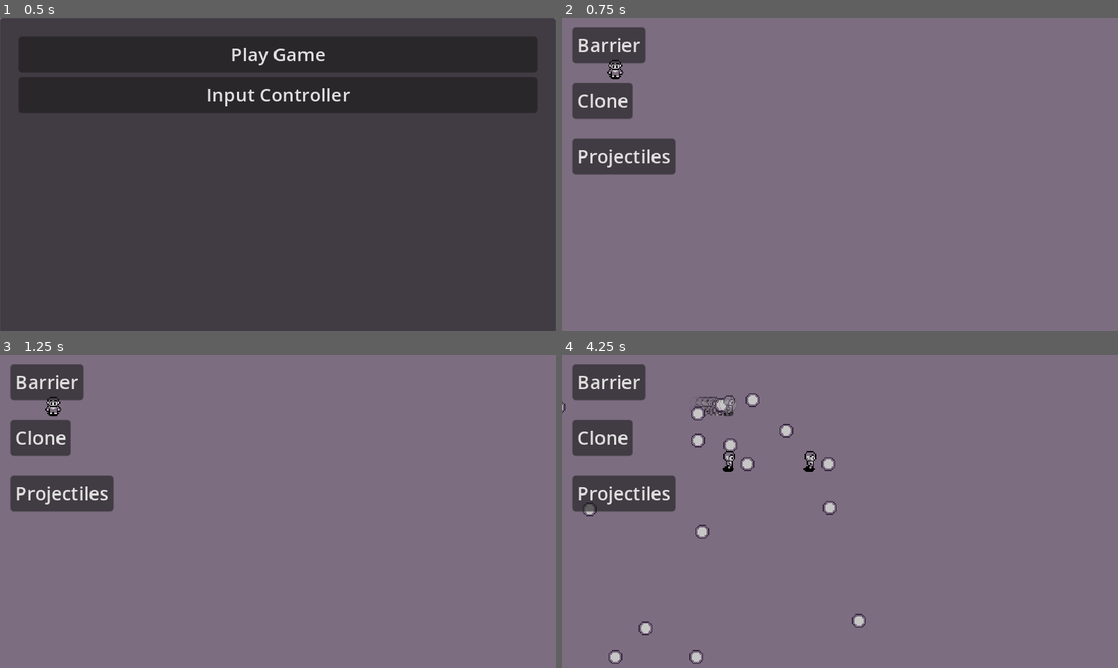
Above: before the commit, frames 1-4 (two rows, left to right).
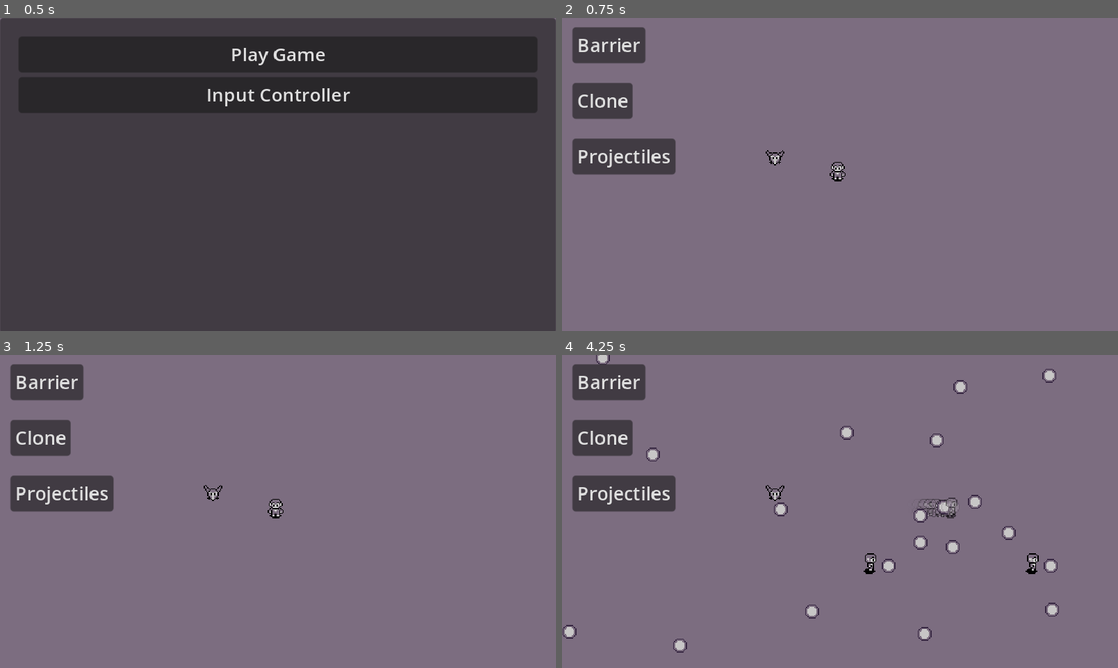
Above: after the commit, the same moments.

Repository: SantiagoBoscan07/Project-Cypher
Game: Godot game, scene res://Scenes/Menu/menu.tscn
Same seed, same stepped clock (60 frames per second), same inputs: the game is played once before the commit and once after it.
Inputs (mouse positions are in pixels of both pictures, inside the frame that each line leads up to):
- Up to frame 1 (0.5 s): no input
- Up to frame 2 (0.75 s): click "Play Game" at 0.5 s
- Up to frame 3 (1.25 s): no input
- Up to frame 4 (4.25 s): click "Barrier" at 1.25 s; click "Clone" at 2 s; click "Projectiles" at 2.75 s; tap Enter at 3.5 s; move the mouse to (962, 495) at 3.52 s; hold Right (moveRight) from 3.53 s (still down); hold Shift (dash) from 3.53 s (still down); click (962, 495) at 3.67 s

Frame 1 is identical in both runs. In frame 2, 0.2% of the frame differs, in the area x 8-51%, y 13-53%; in frame 3, 0.2%; in frame 4, 2.9%, in the area x 0-90%, y 0-99%.

Commit message:
Enemy Object

Diff:
--- /dev/null
+++ b/project-cypher/Scenes/Enemy/EnemyProjectile.tscn
@@ -0,0 +1,31 @@
+[gd_scene load_steps=5 format=3 uid="uid://gbg6ni2haofh"]
+
+[ext_resource type="Script" path="res://Scripts/Player/PlayerProjectile.gd" id="1_a66dg"]
+[ext_resource type="Texture2D" uid="uid://cmc0ct64gxsdx" path="res://Sprites/Player/playerProjectile.png" id="2_yfmop"]
+[ext_resource type="Script" path="res://Scripts/Misc/Hitbox.gd" id="3_kcgc0"]
+
+[sub_resource type="CapsuleShape2D" id="CapsuleShape2D_n3g2k"]
+radius = 6.0
+height = 14.0
+
+[node name="PlayerProjectile" type="Node2D"]
+script = ExtResource("1_a66dg")
+speed = 250.0
+
+[node name="Body" type="Node2D" parent="."]
+
+[node name="PlaceholderSprite" type="Sprite2D" parent="Body"]
+modulate = Color(0.48059, 0.163089, 0.217554, 1)
+texture = ExtResource("2_yfmop")
+
+[node name="VisibleOnScreenEnabler2D" type="VisibleOnScreenEnabler2D" parent="Body"]
+
+[node name="Hitbox" type="Area2D" parent="."]
+collision_layer = 0
+script = ExtResource("3_kcgc0")
+
+[node name="CollisionShape2D" type="CollisionShape2D" parent="Hitbox"]
+visible = false
+shape = SubResource("CapsuleShape2D_n3g2k")
+
+[connection signal="screen_exited" from="Body/VisibleOnScreenEnabler2D" to="." method="_on_visible_on_screen_enabler_2d_screen_exited"]
--- /dev/null
+++ b/project-cypher/Scenes/Enemy/MovingEnemy.tscn
@@ -0,0 +1,113 @@
+[gd_scene load_steps=12 format=3 uid="uid://hv8sfmxy5753"]
+
+[ext_resource type="Texture2D" uid="uid://cqid4clqbudlv" path="res://Sprites/Enemy/BirdEnemySpritesheet.png" id="1_crl6k"]
+[ext_resource type="Script" path="res://Scripts/Misc/Hurtbox.gd" id="2_qdf4n"]
+[ext_resource type="Script" path="res://Scripts/Misc/Hitbox.gd" id="3_bjsyi"]
+[ext_resource type="Script" path="res://Scripts/Misc/Health.gd" id="4_wu48a"]
+[ext_resource type="Script" path="res://Scripts/Misc/Hurt.gd" id="5_2cdik"]
+[ext_resource type="Script" path="res://Scripts/Misc/FiniteStateMachine.gd" id="5_kry7n"]
+
+[sub_resource type="Animation" id="Animation_ma72m"]
+length = 0.001
+tracks/0/type = "value"
+tracks/0/imported = false
+tracks/0/enabled = true
+tracks/0/path = NodePath("Sprites/Sprite:frame")
+tracks/0/interp = 1
+tracks/0/loop_wrap = true
+tracks/0/keys = {
+"times": PackedFloat32Array(0),
+"transitions": PackedFloat32Array(1),
+"update": 1,
+"values": [0]
+}
+
+[sub_resource type="Animation" id="Animation_jf1p2"]
+resource_name = "flying"
+length = 0.6
+loop_mode = 1
+tracks/0/type = "value"
+tracks/0/imported = false
+tracks/0/enabled = true
+tracks/0/path = NodePath("Sprites/Sprite:frame")
+tracks/0/interp = 1
+tracks/0/loop_wrap = true
+tracks/0/keys = {
+"times": PackedFloat32Array(0, 0.1, 0.266667, 0.433333),
+"transitions": PackedFloat32Array(1, 1, 1, 1),
+"update": 1,
+"values": [0, 1, 2, 1]
+}
+
+[sub_resource type="AnimationLibrary" id="AnimationLibrary_dk1po"]
+_data = {
+"RESET": SubResource("Animation_ma72m"),
+"flying": SubResource("Animation_jf1p2")
+}
+
+[sub_resource type="CircleShape2D" id="CircleShape2D_n51yn"]
+radius = 6.08276
+
+[sub_resource type="CircleShape2D" id="CircleShape2D_4omk4"]
+radius = 3.0
+
+[node name="MovingEnemy" type="CharacterBody2D"]
+
+[node name="Body" type="Node2D" parent="."]
+
+[node name="Sprites" type="Node2D" parent="Body"]
+
+[node name="Sprite" type="Sprite2D" parent="Body/Sprites"]
+texture = ExtResource("1_crl6k")
+centered = false
+hframes = 3
+
+[node name="Animation" type="AnimationPlayer" parent="Body/Sprites"]
+root_node = NodePath("../..")
+libraries = {
+"": SubResource("AnimationLibrary_dk1po")
+}
+autoplay = "flying"
+
+[node name="Areas" type="Node2D" parent="Body"]
+
+[node name="Hurtbox" type="Area2D" parent="Body/Areas"]
+collision_layer = 2
+collision_mask = 0
+script = ExtResource("2_qdf4n")
+
+[node name="CollisionShape2D" type="CollisionShape2D" parent="Body/Areas/Hurtbox"]
+visible = false
+position = Vector2(8, 9)
+shape = SubResource("CircleShape2D_n51yn")
+
+[node name="Hitbox" type="Area2D" parent="Body/Areas"]
+collision_layer = 0
+script = ExtResource("3_bjsyi")
+
+[node name="CollisionShape2D" type="CollisionShape2D" parent="Body/Areas/Hitbox"]
+visible = false
+position = Vector2(8, 9)
+shape = SubResource("CircleShape2D_n51yn")
+
+[node name="Components" type="Node2D" parent="."]
+
+[node name="Misc" type="Node" parent="Components"]
+
+[node name="Health" type="Node" parent="Components/Misc"]
+script = ExtResource("4_wu48a")
+
+[node name="Hurt" type="Node" parent="Components/Misc" node_paths=PackedStringArray("health", "hurtbox")]
+script = ExtResource("5_2cdik")
+health = NodePath("../Health")
+hurtbox = NodePath("../../../Body/Areas/Hurtbox")
+
+[node name="FiniteStateMachine" type="Node" parent="Components"]
+script = ExtResource("5_kry7n")
+
+[node name="Collision" type="CollisionShape2D" parent="."]
+visible = false
+z_index = 1
+z_as_relative = false
+position = Vector2(8, 9)
+shape = SubResource("CircleShape2D_4omk4")
--- /dev/null
+++ b/project-cypher/Scenes/Enemy/ShootingEnemy.tscn
@@ -0,0 +1,113 @@
+[gd_scene load_steps=12 format=3 uid="uid://ljywyxyw3kgy"]
+
+[ext_resource type="Texture2D" uid="uid://cqid4clqbudlv" path="res://Sprites/Enemy/BirdEnemySpritesheet.png" id="1_lvlc0"]
+[ext_resource type="Script" path="res://Scripts/Misc/Hurtbox.gd" id="2_u8472"]
+[ext_resource type="Script" path="res://Scripts/Misc/Hitbox.gd" id="3_4pwlu"]
+[ext_resource type="Script" path="res://Scripts/Misc/Health.gd" id="4_qqdsh"]
+[ext_resource type="Script" path="res://Scripts/Misc/Hurt.gd" id="5_p8a5o"]
+[ext_resource type="Script" path="res://Scripts/Misc/FiniteStateMachine.gd" id="5_vfdcd"]
+
+[sub_resource type="Animation" id="Animation_ma72m"]
+length = 0.001
+tracks/0/type = "value"
+tracks/0/imported = false
+tracks/0/enabled = true
+tracks/0/path = NodePath("Sprites/Sprite:frame")
+tracks/0/interp = 1
+tracks/0/loop_wrap = true
+tracks/0/keys = {
+"times": PackedFloat32Array(0),
+"transitions": PackedFloat32Array(1),
+"update": 1,
+"values": [0]
+}
+
+[sub_resource type="Animation" id="Animation_jf1p2"]
+resource_name = "flying"
+length = 0.6
+loop_mode = 1
+tracks/0/type = "value"
+tracks/0/imported = false
+tracks/0/enabled = true
+tracks/0/path = NodePath("Sprites/Sprite:frame")
+tracks/0/interp = 1
+tracks/0/loop_wrap = true
+tracks/0/keys = {
+"times": PackedFloat32Array(0, 0.1, 0.266667, 0.433333),
+"transitions": PackedFloat32Array(1, 1, 1, 1),
+"update": 1,
+"values": [0, 1, 2, 1]
+}
+
+[sub_resource type="AnimationLibrary" id="AnimationLibrary_dk1po"]
+_data = {
+"RESET": SubResource("Animation_ma72m"),
+"flying": SubResource("Animation_jf1p2")
+}
+
+[sub_resource type="CircleShape2D" id="CircleShape2D_n51yn"]
+radius = 6.08276
+
+[sub_resource type="CircleShape2D" id="CircleShape2D_4omk4"]
+radius = 3.0
+
+[node name="MovingEnemy" type="CharacterBody2D"]
+
+[node name="Body" type="Node2D" parent="."]
+
+[node name="Sprites" type="Node2D" parent="Body"]
+
+[node name="Sprite" type="Sprite2D" parent="Body/Sprites"]
+texture = ExtResource("1_lvlc0")
+centered = false
+hframes = 3
+
+[node name="Animation" type="AnimationPlayer" parent="Body/Sprites"]
+root_node = NodePath("../..")
+libraries = {
+"": SubResource("AnimationLibrary_dk1po")
+}
+autoplay = "flying"
+
+[node name="Areas" type="Node2D" parent="Body"]
+
+[node name="Hurtbox" type="Area2D" parent="Body/Areas"]
+collision_layer = 2
+collision_mask = 0
+script = ExtResource("2_u8472")
+
+[node name="CollisionShape2D" type="CollisionShape2D" parent="Body/Areas/Hurtbox"]
+visible = false
+position = Vector2(8, 9)
+shape = SubResource("CircleShape2D_n51yn")
+
+[node name="Hitbox" type="Area2D" parent="Body/Areas"]
+collision_layer = 0
+script = ExtResource("3_4pwlu")
+
+[node name="CollisionShape2D" type="CollisionShape2D" parent="Body/Areas/Hitbox"]
+visible = false
+position = Vector2(8, 9)
+shape = SubResource("CircleShape2D_n51yn")
+
+[node name="Components" type="Node2D" parent="."]
+
+[node name="Misc" type="Node" parent="Components"]
+
+[node name="Health" type="Node" parent="Components/Misc"]
+script = ExtResource("4_qqdsh")
+
+[node name="Hurt" type="Node" parent="Components/Misc" node_paths=PackedStringArray("health", "hurtbox")]
+script = ExtResource("5_p8a5o")
+health = NodePath("../Health")
+hurtbox = NodePath("../../../Body/Areas/Hurtbox")
+
+[node name="FiniteStateMachine" type="Node" parent="Components"]
+script = ExtResource("5_vfdcd")
+
+[node name="Collision" type="CollisionShape2D" parent="."]
+visible = false
+z_index = 1
+z_as_relative = false
+position = Vector2(8, 9)
+shape = SubResource("CircleShape2D_4omk4")
--- /dev/null
+++ b/project-cypher/Scenes/Enemy/TankEnemy.tscn
@@ -0,0 +1,113 @@
+[gd_scene load_steps=12 format=3 uid="uid://oyc4n17nij6i"]
+
+[ext_resource type="Texture2D" uid="uid://cqid4clqbudlv" path="res://Sprites/Enemy/BirdEnemySpritesheet.png" id="1_kpkqh"]
+[ext_resource type="Script" path="res://Scripts/Misc/Hurtbox.gd" id="2_00oey"]
+[ext_resource type="Script" path="res://Scripts/Misc/Hitbox.gd" id="3_33jdv"]
+[ext_resource type="Script" path="res://Scripts/Misc/Health.gd" id="4_rlxb3"]
+[ext_resource type="Script" path="res://Scripts/Misc/FiniteStateMachine.gd" id="5_kwi8c"]
+[ext_resource type="Script" path="res://Scripts/Misc/Hurt.gd" id="5_ylsm5"]
+
+[sub_resource type="Animation" id="Animation_ma72m"]
+length = 0.001
+tracks/0/type = "value"
+tracks/0/imported = false
+tracks/0/enabled = true
+tracks/0/path = NodePath("Sprites/Sprite:frame")
+tracks/0/interp = 1
+tracks/0/loop_wrap = true
+tracks/0/keys = {
+"times": PackedFloat32Array(0),
+"transitions": PackedFloat32Array(1),
+"update": 1,
+"values": [0]
+}
+
+[sub_resource type="Animation" id="Animation_jf1p2"]
+resource_name = "flying"
+length = 0.6
+loop_mode = 1
+tracks/0/type = "value"
+tracks/0/imported = false
+tracks/0/enabled = true
+tracks/0/path = NodePath("Sprites/Sprite:frame")
+tracks/0/interp = 1
+tracks/0/loop_wrap = true
+tracks/0/keys = {
+"times": PackedFloat32Array(0, 0.1, 0.266667, 0.433333),
+"transitions": PackedFloat32Array(1, 1, 1, 1),
+"update": 1,
+"values": [0, 1, 2, 1]
+}
+
+[sub_resource type="AnimationLibrary" id="AnimationLibrary_dk1po"]
+_data = {
+"RESET": SubResource("Animation_ma72m"),
+"flying": SubResource("Animation_jf1p2")
+}
+
+[sub_resource type="CircleShape2D" id="CircleShape2D_n51yn"]
+radius = 6.08276
+
+[sub_resource type="CircleShape2D" id="CircleShape2D_4omk4"]
+radius = 3.0
+
+[node name="MovingEnemy" type="CharacterBody2D"]
+
+[node name="Body" type="Node2D" parent="."]
+
+[node name="Sprites" type="Node2D" parent="Body"]
+
+[node name="Sprite" type="Sprite2D" parent="Body/Sprites"]
+texture = ExtResource("1_kpkqh")
+centered = false
+hframes = 3
+
+[node name="Animation" type="AnimationPlayer" parent="Body/Sprites"]
+root_node = NodePath("../..")
+libraries = {
+"": SubResource("AnimationLibrary_dk1po")
+}
+autoplay = "flying"
+
+[node name="Areas" type="Node2D" parent="Body"]
+
+[node name="Hurtbox" type="Area2D" parent="Body/Areas"]
+collision_layer = 2
+collision_mask = 0
+script = ExtResource("2_00oey")
+
+[node name="CollisionShape2D" type="CollisionShape2D" parent="Body/Areas/Hurtbox"]
+visible = false
+position = Vector2(8, 9)
+shape = SubResource("CircleShape2D_n51yn")
+
+[node name="Hitbox" type="Area2D" parent="Body/Areas"]
+collision_layer = 0
+script = ExtResource("3_33jdv")
+
+[node name="CollisionShape2D" type="CollisionShape2D" parent="Body/Areas/Hitbox"]
+visible = false
+position = Vector2(8, 9)
+shape = SubResource("CircleShape2D_n51yn")
+
+[node name="Components" type="Node2D" parent="."]
+
+[node name="Misc" type="Node" parent="Components"]
+
+[node name="Health" type="Node" parent="Components/Misc"]
+script = ExtResource("4_rlxb3")
+
+[node name="Hurt" type="Node" parent="Components/Misc" node_paths=PackedStringArray("health", "hurtbox")]
+script = ExtResource("5_ylsm5")
+health = NodePath("../Health")
+hurtbox = NodePath("../../../Body/Areas/Hurtbox")
+
+[node name="FiniteStateMachine" type="Node" parent="Components"]
+script = ExtResource("5_kwi8c")
+
+[node name="Collision" type="CollisionShape2D" parent="."]
+visible = false
+z_index = 1
+z_as_relative = false
+position = Vector2(8, 9)
+shape = SubResource("CircleShape2D_4omk4")
--- a/project-cypher/Scenes/Player/player.tscn
+++ b/project-cypher/Scenes/Player/player.tscn
@@ -18,6 +18,7 @@
 [ext_resource type="Script" path="res://Scripts/Player/Dash.gd" id="13_531wn"]
 [ext_resource type="Script" path="res://Scripts/Misc/Health.gd" id="13_u21dx"]
 [ext_resource type="Script" path="res://Scripts/Player/Barrier.gd" id="15_4i3y8"]
+[ext_resource type="Script" path="res://Scripts/Misc/Hurt.gd" id="16_4kicl"]
 [ext_resource type="Script" path="res://Scripts/Player/Clone.gd" id="18_oe3cd"]
 
 [sub_resource type="AnimationNodeAnimation" id="AnimationNodeAnimation_tr412"]
@@ -216,13 +217,11 @@
 	start_storm(theta)
 "
 
-[sub_resource type="CapsuleShape2D" id="CapsuleShape2D_ilu0a"]
-radius = 7.0
-height = 20.0
-
-[node name="Player" type="CharacterBody2D"]
+[node name="Player" type="CharacterBody2D" node_paths=PackedStringArray("health")]
+z_as_relative = false
 script = ExtResource("1_205wi")
 playerSpeed = 75
+health = NodePath("Components/Misc/Health")
 
 [node name="Body" type="Node2D" parent="."]
 
@@ -347,6 +346,11 @@
 
 [node name="Health" type="Node" parent="Components/Misc"]
 script = ExtResource("13_u21dx")
+
+[node name="Hurt" type="Node" parent="Components/Misc" node_paths=PackedStringArray("health", "hurtbox")]
+script = ExtResource("16_4kicl")
+health = NodePath("../Health")
+hurtbox = NodePath("../../../Body/Areas/Hurtbox")
 
 [node name="Power-Ups" type="Node2D" parent="Components"]
 
@@ -422,9 +426,10 @@
 script = ExtResource("5_jd4lw")
 stateMachine = NodePath("../../Components/FiniteStateMachine")
 
-[node name="CollisionShape2D" type="CollisionShape2D" parent="."]
-position = Vector2(14, 12)
-shape = SubResource("CapsuleShape2D_ilu0a")
+[node name="Collision" type="CollisionShape2D" parent="."]
+visible = false
+position = Vector2(14, 11)
+shape = SubResource("CapsuleShape2D_btcbe")
 
 [connection signal="timeout" from="Timer/ShootingTimer" to="Components/Moveset/Shoot" method="_on_shooting_timer_timeout"]
 [connection signal="timeout" from="Timer/DashCooldown" to="Components/Moveset/Dash" method="_on_dash_cooldown_timeout"]
--- a/project-cypher/Scenes/Player/playerClone.tscn
+++ b/project-cypher/Scenes/Player/playerClone.tscn
@@ -165,9 +165,9 @@
 anim_speed_min = 1.0
 anim_speed_max = 1.0
 
-[sub_resource type="CapsuleShape2D" id="CapsuleShape2D_fa4et"]
-radius = 7.0
-height = 20.0
+[sub_resource type="CapsuleShape2D" id="CapsuleShape2D_qidwr"]
+radius = 6.0
+height = 16.0
 
 [node name="PlayerClone" type="CharacterBody2D"]
 script = ExtResource("1_onbc1")
@@ -182,6 +182,7 @@
 texture = ExtResource("2_gtp27")
 hframes = 4
 vframes = 8
+frame = 8
 
 [node name="Shadow" type="Sprite2D" parent="Body/Sprites"]
 z_index = -2
@@ -300,8 +301,9 @@
 stateMachine = NodePath("../../Components/FiniteStateMachine")
 
 [node name="CollisionShape2D" type="CollisionShape2D" parent="."]
-position = Vector2(14, 12)
-shape = SubResource("CapsuleShape2D_fa4et")
+visible = false
+position = Vector2(14, 11)
+shape = SubResource("CapsuleShape2D_qidwr")
 
 [connection signal="timeout" from="Timer/ShootingTimer" to="Components/Moveset/Shoot" method="_on_shooting_timer_timeout"]
 [connection signal="timeout" from="Timer/DashCooldown" to="Components/Moveset/Dash" method="_on_dash_cooldown_timeout"]
--- a/project-cypher/Scenes/Test/test.tscn
+++ b/project-cypher/Scenes/Test/test.tscn
@@ -1,12 +1,13 @@
-[gd_scene load_steps=3 format=3 uid="uid://b2itxdgu752kd"]
+[gd_scene load_steps=4 format=3 uid="uid://b2itxdgu752kd"]
 
 [ext_resource type="PackedScene" uid="uid://cls6xfv5lmsj6" path="res://Scenes/Player/player.tscn" id="1_bn2ie"]
 [ext_resource type="Script" path="res://Scripts/Debug/PowerUpTest.gd" id="2_8j84a"]
+[ext_resource type="PackedScene" uid="uid://hv8sfmxy5753" path="res://Scenes/Enemy/MovingEnemy.tscn" id="3_fiu32"]
 
 [node name="Test" type="Node2D"]
 
 [node name="Player" parent="." instance=ExtResource("1_bn2ie")]
-position = Vector2(5, 12)
+position = Vector2(224, 120)
 
 [node name="Power-Ups Test" type="Control" parent="."]
 layout_mode = 3
@@ -43,6 +44,9 @@
 focus_mode = 0
 text = "Projectiles"
 
+[node name="FlyingEnemy" parent="." instance=ExtResource("3_fiu32")]
+position = Vector2(176, 112)
+
 [connection signal="pressed" from="Power-Ups Test/Barrier" to="Power-Ups Test" method="_on_barrier_pressed"]
 [connection signal="pressed" from="Power-Ups Test/Clone" to="Power-Ups Test" method="_on_clone_pressed"]
 [connection signal="pressed" from="Power-Ups Test/Projectiles" to="Power-Ups Test" method="_on_projectiles_pressed"]
--- a/project-cypher/Scripts/Misc/Hitbox.gd
+++ b/project-cypher/Scripts/Misc/Hitbox.gd
@@ -11,7 +11,7 @@
 func _on_hurtbox_entered(hurtbox: Hurtbox):
 	if not hurtbox is Hurtbox: return
 
-	if hurtbox.is_invicible: return
+	if hurtbox.isInvulnerable: return
 
 	hit_hurtbox.emit(hurtbox)
 	hurtbox.hurt.emit(self)
--- /dev/null
+++ b/project-cypher/Scripts/Misc/Hurt.gd
@@ -0,0 +1,11 @@
+extends Node
+class_name Hurt
+
+@export var health: Health
+
+@export var hurtbox: Hurtbox
+
+func _ready() -> void:
+	hurtbox.hurt.connect(func(hitbox: Hitbox):
+		health.health -= hitbox.damage
+)
--- a/project-cypher/Scripts/Player/player.gd
+++ b/project-cypher/Scripts/Player/player.gd
@@ -2,5 +2,13 @@
 
 # Store values for the player that are used in other nodes
 @export var playerSpeed: int = 50
+@export var health: Health
 var lastDirectionFacing: Vector2
 var isMoving: bool = false
+
+func _ready():
+	if health:
+		health.connect("no_health", die)
+
+func die():
+	queue_free()
Binary file added: project-cypher/Sprites/Enemy/BirdEnemySpritesheet.png
Not shown, added: project-cypher/Sprites/Enemy/BirdEnemySpritesheet.png.import
